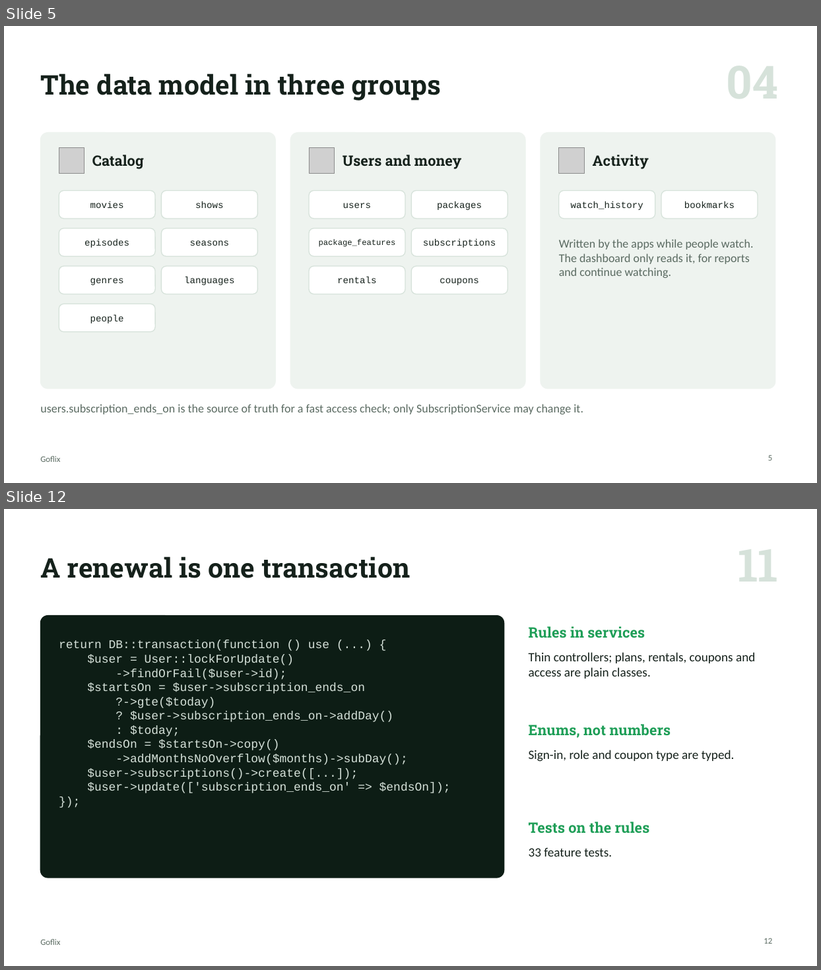
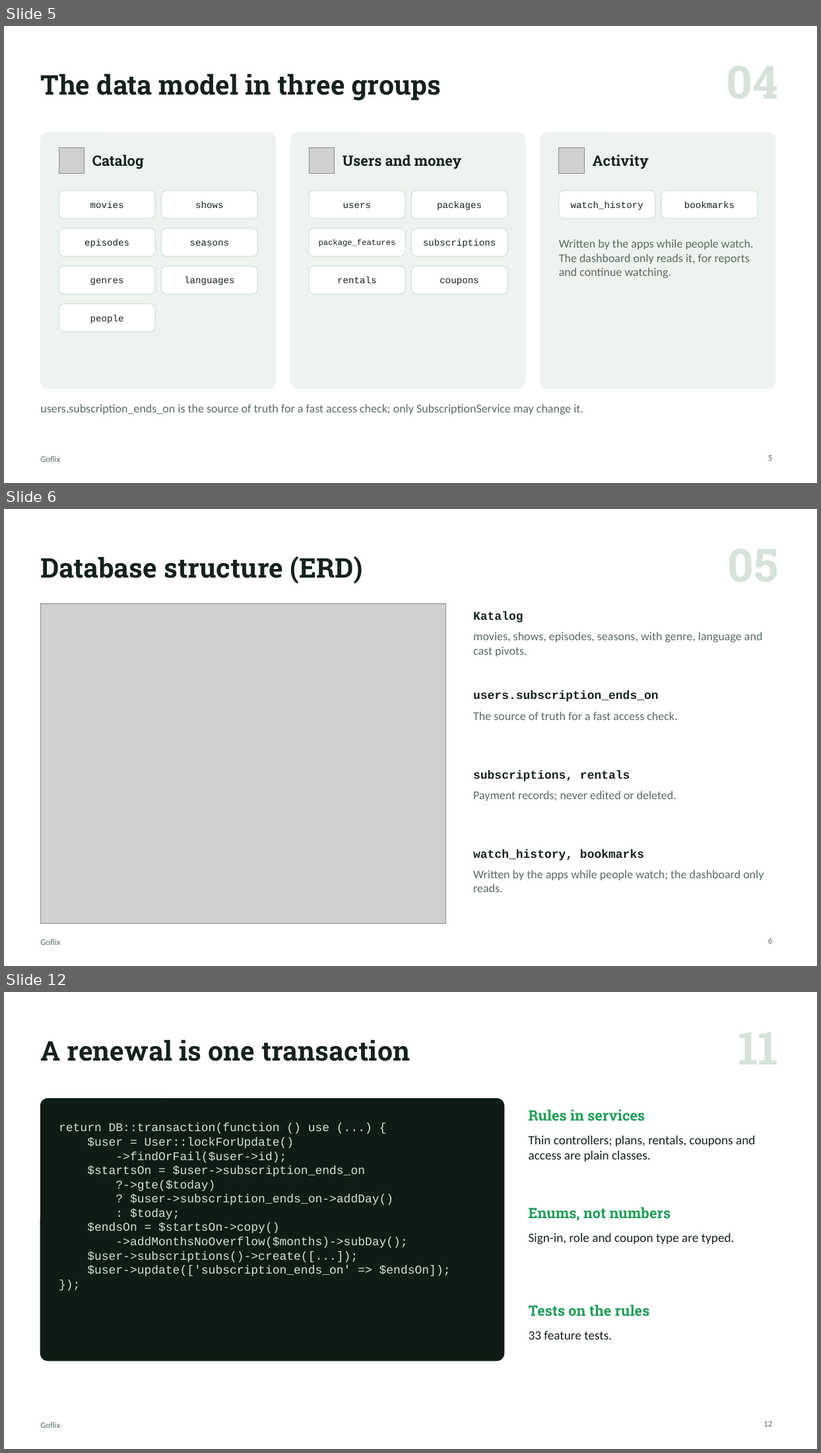
Before and after one commit to Enricosaputra/goflix-dashboard-demo, a slide deck: docs/Goflix-walkthrough.pptx. Shown one above the other, each under a label of ours: slides 5 and 12 before the commit, slides 5, 6 and 12 after it; the slides between them are not shown. The pictures are 821x970 and 821x1453 pixels, drawn with LibreOffice and Linux fonts; fonts in the diff are those of the drawing; grey boxes stand for pictures. Boxes give left, top, right and bottom in pixels: in the first picture for what was removed or moved away, otherwise in the second. Text is boxed around its words. In the diff, an @@ line names an element or a change of style, - is before the commit and + after.

Commit message:
Decks: ER diagram slide, stack slide gives the reason only, no trade-off slide

```diff
--- a/docs/Goflix-walkthrough.pptx
+++ b/docs/Goflix-walkthrough.pptx
@@ slide 6 added at (4,509,817,966), background #FFFFFF; not listed: 1 template element that a slide beside it also shows @@
@@ title added at (40,557,363,584), 32 pt, text #15211B, bold @@
+Database structure (ERD)
@@ picture added at (40,603,446,923) @@
@@ text added at (473,612,523,623), 14 pt, text #15211B, bold @@
+Katalog
@@ text added at (473,632,763,657), 14 pt, text #5B6B62 @@
+movies, shows, episodes, seasons, with genre, language and cast pivots.
@@ text added at (473,691,659,702), 14 pt, text #15211B, bold @@
+users.subscription_ends_on
@@ text added at (473,712,677,720), 14 pt, text #5B6B62 @@
+The source of truth for a fast access check.
@@ text added at (473,770,630,782), 14 pt, text #15211B, bold @@
+subscriptions, rentals
@@ text added at (473,791,677,801), 14 pt, text #5B6B62 @@
+Payment records; never edited or deleted.
@@ text added at (473,850,644,861), 14 pt, text #15211B, bold @@
+watch_history, bookmarks
@@ text added at (473,870,764,892), 14 pt, text #5B6B62 @@
+Written by the apps while people watch; the dashboard only reads.
@@ page number added at (768,938,772,944), 10 pt, text #5B6B62 @@
+6
```
Also in this commit, not shown: 5 slides changed, 1 slide removed, 7 other files.
